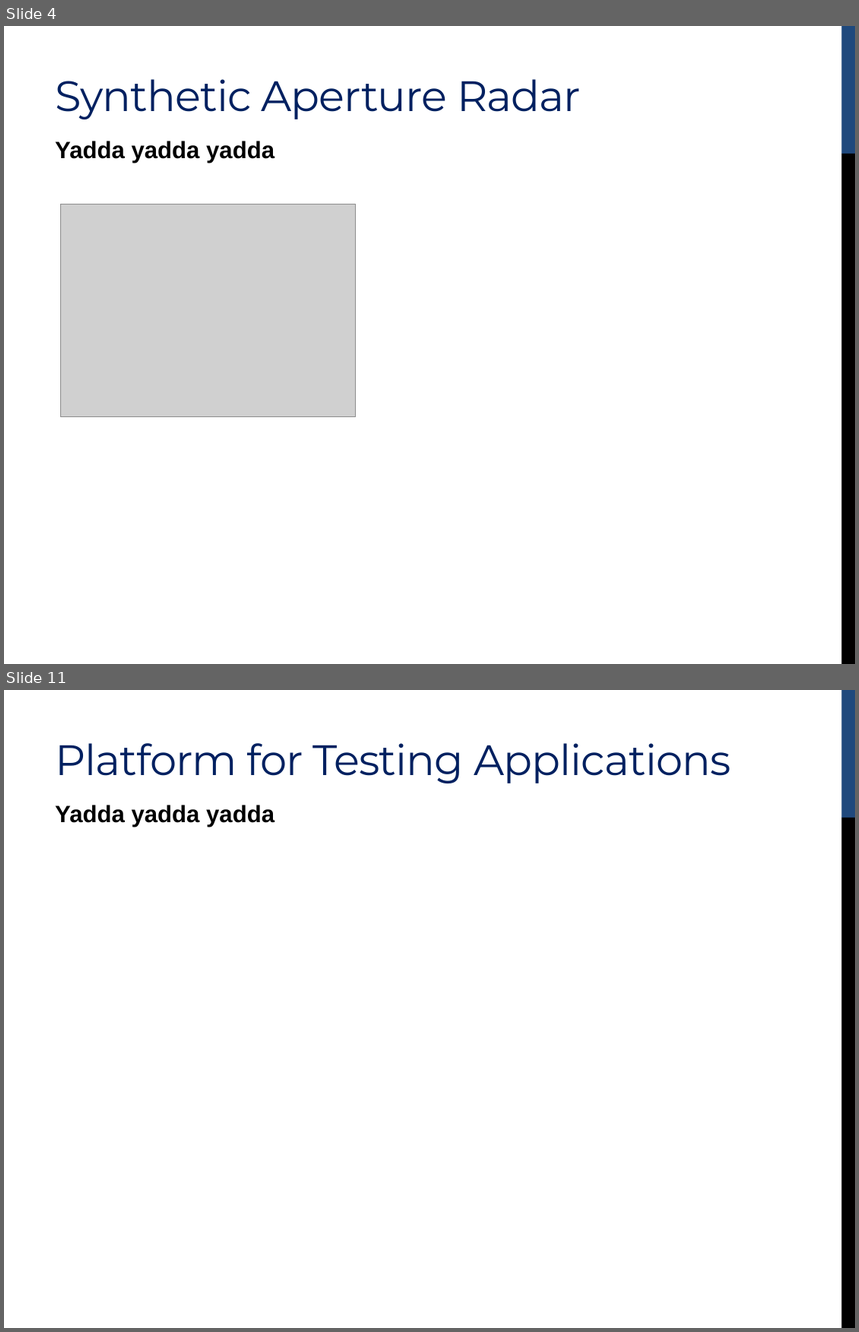
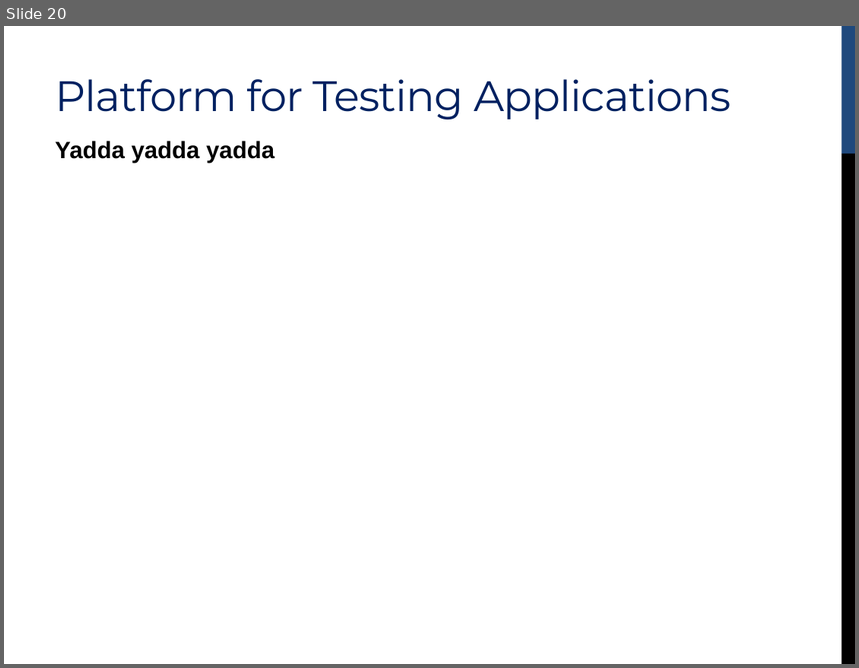
Before and after one commit to simonscott/ewallpaper_imaging, a slide deck: presentation/cs252_presentation_li_scott.pptx. Shown one above the other, each under a label of ours: slides 4 and 11 before the commit, slide 20 after it; the slides between them are not shown. The pictures are 859x1332 and 859x668 pixels, drawn with LibreOffice and Linux fonts; fonts in the diff are those of the drawing; grey boxes stand for pictures. Boxes give left, top, right and bottom in pixels: in the first picture for what was removed or moved away, otherwise in the second. Text is boxed around its words. In the diff, an @@ line names an element or a change of style, - is before the commit and + after.

```diff
--- a/presentation/cs252_presentation_li_scott.pptx
+++ b/presentation/cs252_presentation_li_scott.pptx
@@ slide 4 removed at (4, 26, 855, 664), background #FFFFFF; not listed: 2 template elements that a slide beside it also shows @@
@@ title removed at (55, 79, 581, 119) @@
-Synthetic Aperture Radar
@@ text removed at (55, 141, 275, 163) @@
-Yadda yadda yadda
@@ picture removed at (61, 205, 357, 417) @@
@@ what was slide 11 is now slide 20 @@
```
Also in this commit, not shown: 6 slides changed, 17 slides added, 5 other slides removed.
